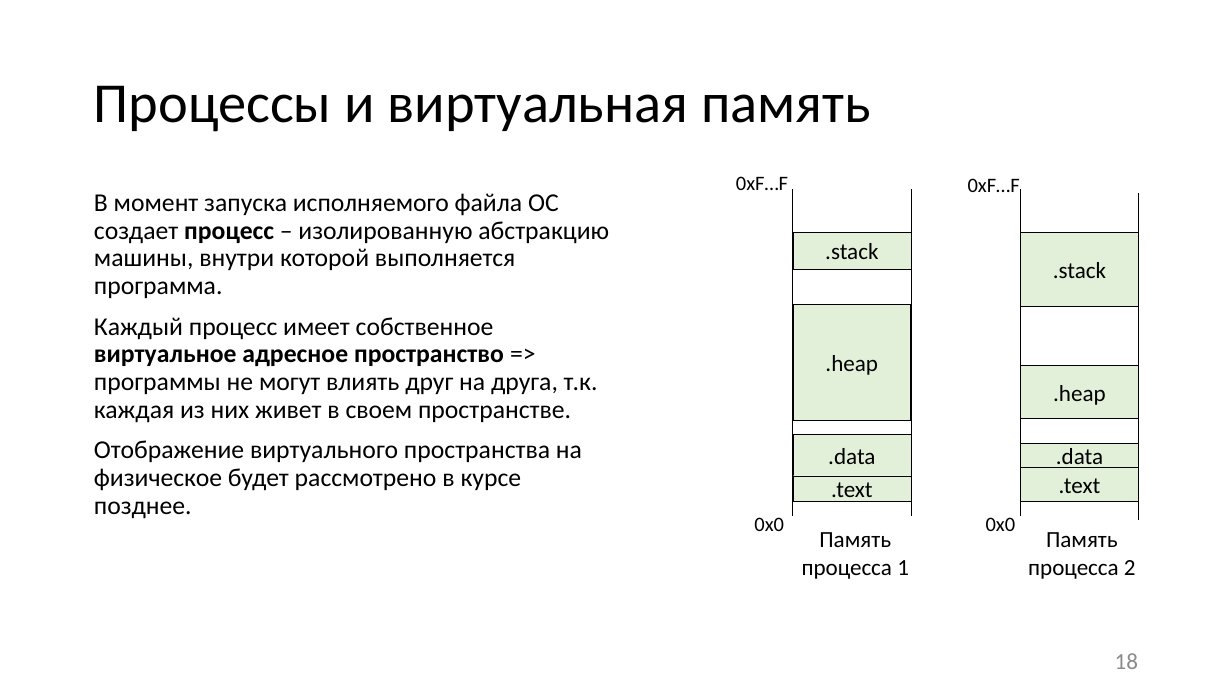
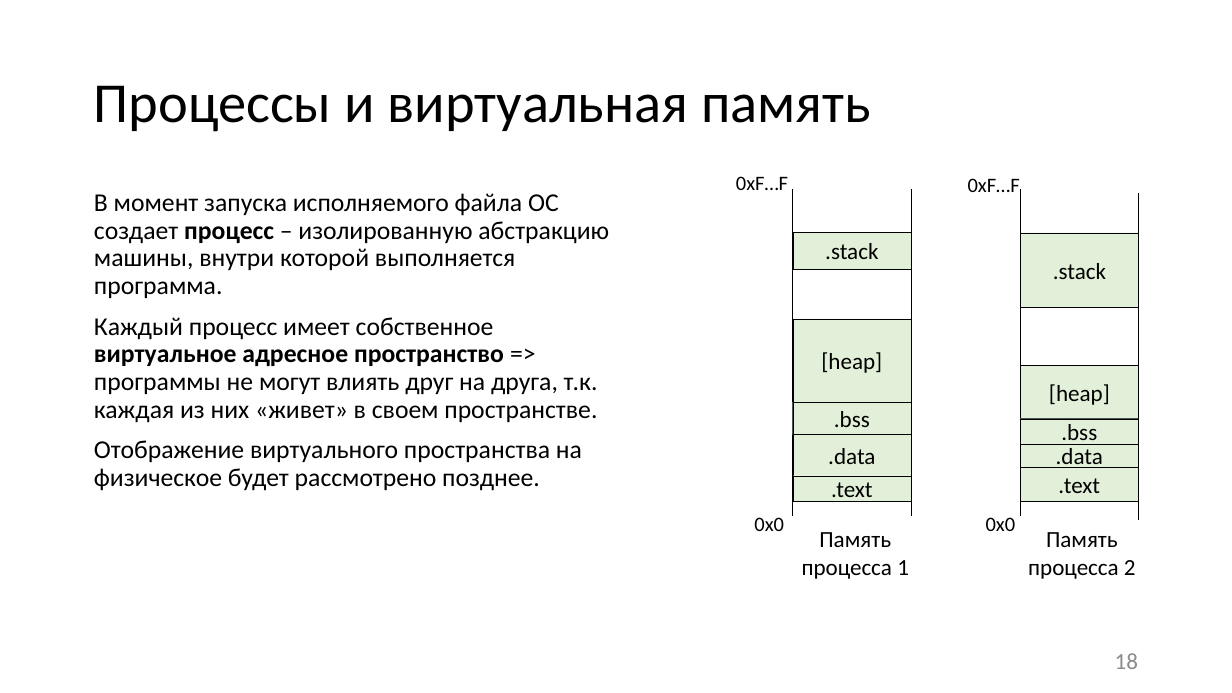
Before and after one commit to itsecd/low-level-programming, a slide deck: slide 18 of Lectures/5.Compiling_and_linking/Lecture5.pptx. Drawn at 1232x693 pixels with LibreOffice and Linux fonts; fonts in the diff are those of the drawing. Boxes give left, top, right and bottom in pixels: in the first picture for what was removed or moved away, otherwise in the second. Text is boxed around its words. In the diff, an @@ line names an element or a change of style, - is before the commit and + after.

```diff
--- a/Lectures/5.Compiling_and_linking/Lecture5.pptx
+++ b/Lectures/5.Compiling_and_linking/Lecture5.pptx
@@ text at <box>94,317,598,491</box>: text changed @@
-Каждый процесс имеет собственное виртуальное адресное пространство => программы не могут влиять друг на друга, т.к. каждая из них живет в своем пространстве.
-Отображение виртуального пространства на физическое будет рассмотрено в курсе позднее.
+Каждый процесс имеет собственное виртуальное адресное пространство => программы не могут влиять друг на друга, т.к. каждая из них «живет» в своем пространстве.
+Отображение виртуального пространства на физическое будет рассмотрено позднее.
@@ rectangle "[heap]": place and size @@
-rectangle "[heap]" at <box>793,304,910,420</box>
+rectangle "[heap]" at <box>793,319,911,402</box>
@@ text in rectangle at <box>821,352,882,373</box>: text changed @@
-.heap
+[heap]
@@ text in rectangle at <box>1049,384,1110,405</box>: text changed @@
-.heap
+[heap]
@@ rectangle added at <box>793,402,911,434</box>, fill #E2F0D9, outline #000000 0.25 pt, 18 pt, text #000000 @@
+.bss
@@ rectangle added at <box>1020,419,1139,444</box>, fill #E2F0D9, outline #000000 0.25 pt, 18 pt, text #000000 @@
+.bss
```
Also in this commit, not shown: 17 other slides changed, 10 other files.
